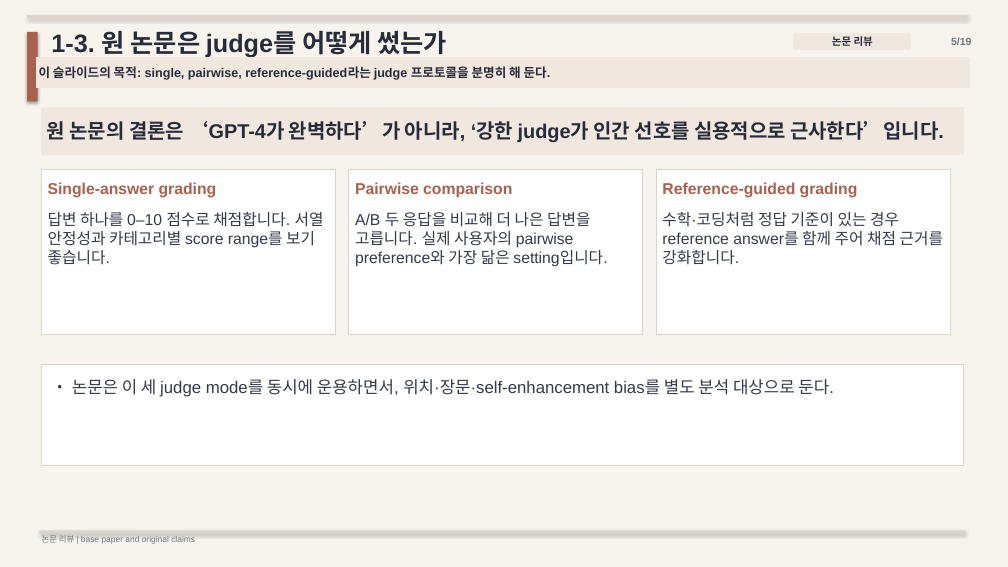
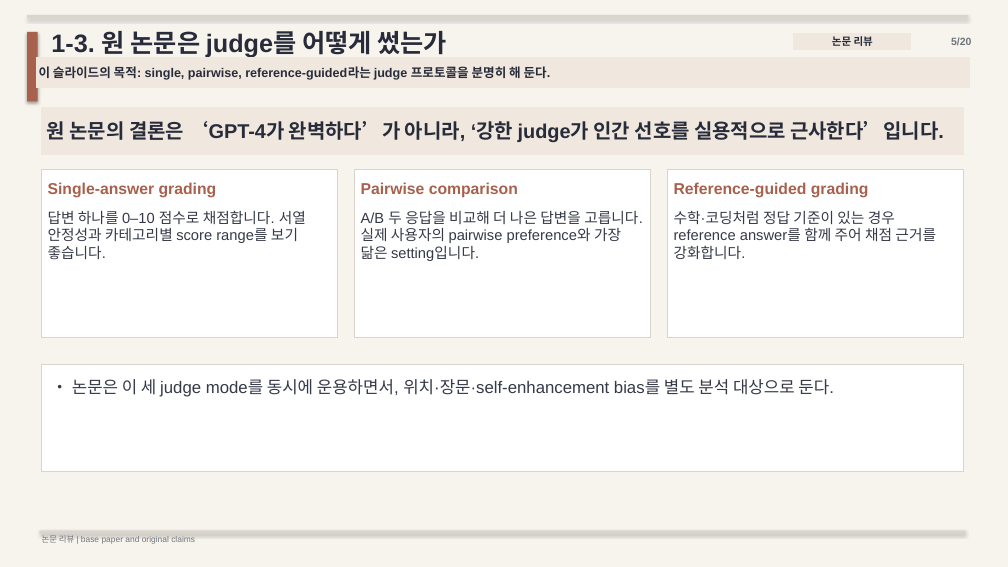
Before and after one commit to kook222/mt_bench_repro, a slide deck: slide 5 of presentation/mt_bench_paper_study.pptx. Drawn at 1008x567 pixels with LibreOffice and Linux fonts; fonts in the diff are those of the drawing. Boxes give left, top, right and bottom in pixels: in the first picture for what was removed or moved away, otherwise in the second. Text is boxed around its words. In the diff, an @@ line names an element or a change of style, - is before the commit and + after.

Commit message:
refine four-rq study deck and paper wording

```diff
--- a/presentation/mt_bench_paper_study.pptx
+++ b/presentation/mt_bench_paper_study.pptx
@@ text at (x1=951, y1=38, x2=971, y2=45): text changed @@
-5/19
+5/20
@@ rectangle moved from (x1=349, y1=169, x2=644, y2=334) to (x1=355, y1=169, x2=651, y2=337) @@
@@ text "Pairwise comparison" moved from (x1=355, y1=182, x2=512, y2=198) to (x1=361, y1=182, x2=518, y2=198) @@
@@ 2 texts, 1 rectangle moved together from (x1=656, y1=169, x2=951, y2=334) to (x1=668, y1=169, x2=964, y2=337) @@
@@ size 15 to 14 pt in 3 elements at (x1=48, y1=210, x2=306, y2=259), (x1=361, y1=211, x2=643, y2=261), (x1=674, y1=211, x2=936, y2=259) @@
@@ rectangle "• 논문은 이 세 judge ..." resized from (x1=42, y1=364, x2=964, y2=466) to (x1=42, y1=364, x2=964, y2=472) @@
```
Also in this commit, not shown: 17 other slides changed, 1 slide added, 6 other files.
